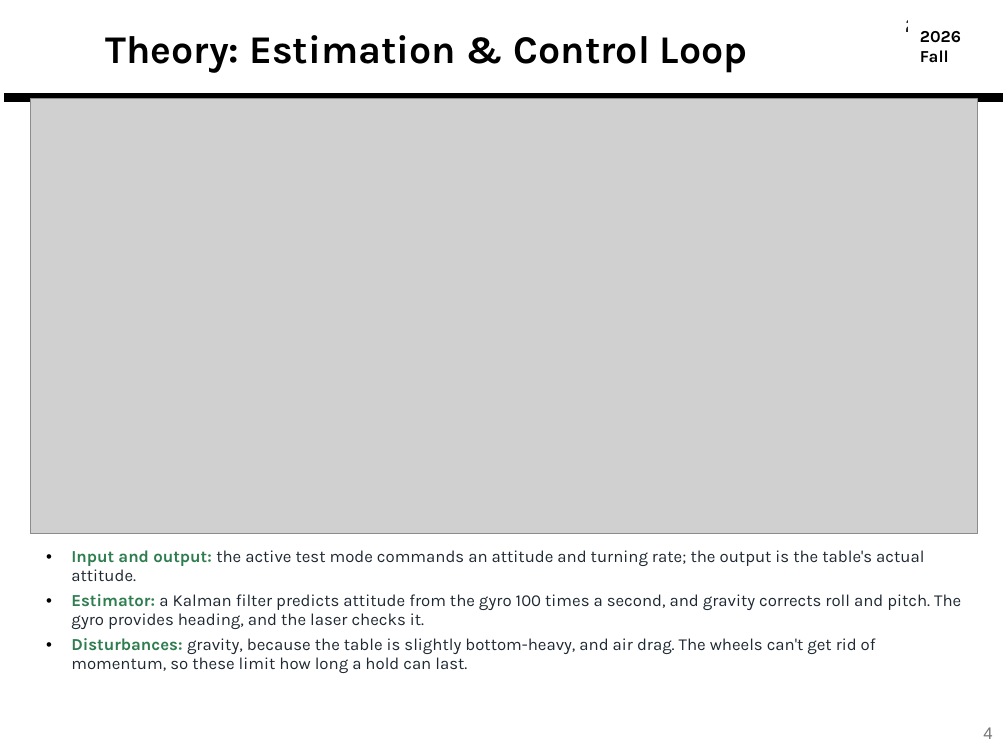
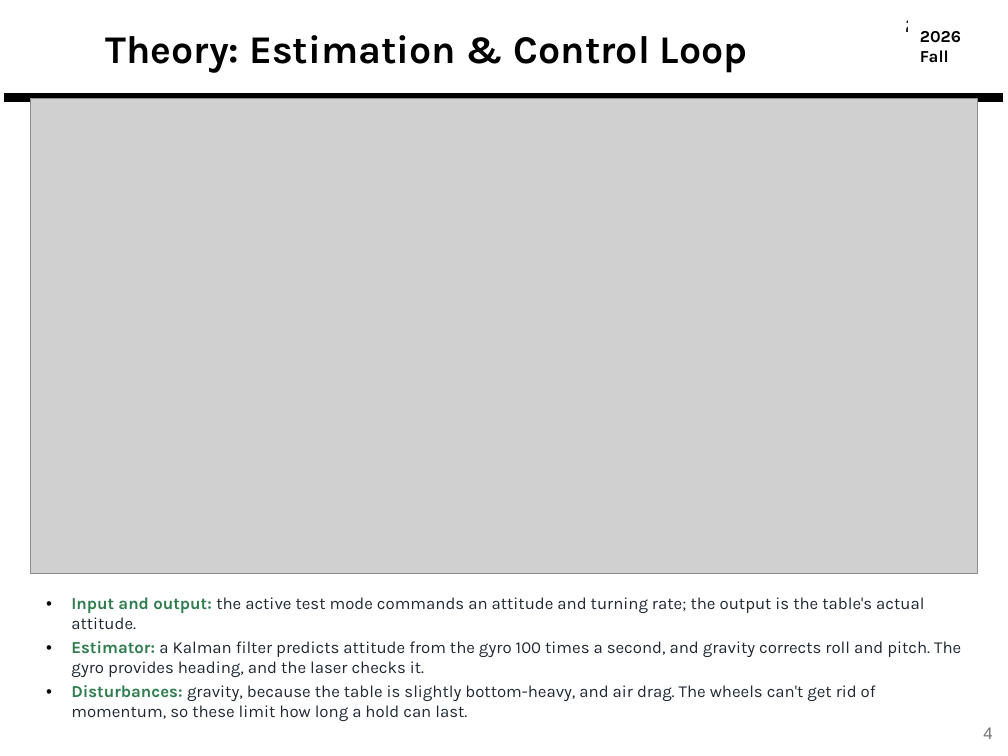
Before and after one commit to derek-weissinger-usafa/Astro-331-Lab-8, a slide deck: slide 4 of Reports/Astro 331 Lab 8_2_3 Body Final Pres.pptx. Drawn at 1008x756 pixels with LibreOffice and Linux fonts; fonts in the diff are those of the drawing; grey boxes stand for pictures; background and template pictures are left out. Boxes give left, top, right and bottom in pixels: in the first picture for what was removed or moved away, otherwise in the second. Text is boxed around its words. In the diff, an @@ line names an element or a change of style, - is before the commit and + after.

```diff
--- a/Reports/Astro 331 Lab 8_2_3 Body Final Pres.pptx
+++ b/Reports/Astro 331 Lab 8_2_3 Body Final Pres.pptx
@@ picture: place and size @@
-picture at [30,99,978,534]
+picture at [30,99,978,574]
@@ text "Input and output: the active ...": place and size @@
-text "Input and output: the active ..." at [71,550,961,673]
+text "Input and output: the active ..." at [71,597,961,721]
```
Also in this commit, not shown: 7 other slides changed.
